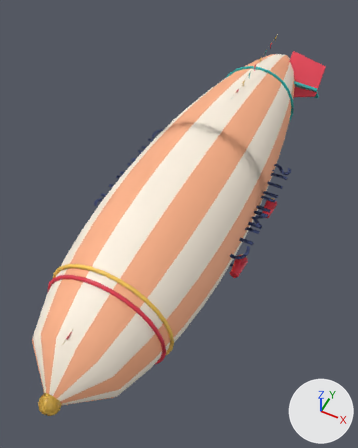
Renders of the Blender file art/blender/sky_airship.blend from each side of a commit.
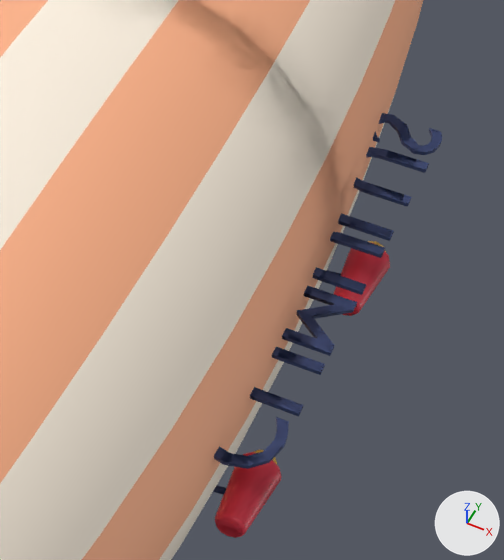
The first picture shows the older version from a 50 mm camera at (15.4, -36.8, 37.2) aimed at (-1.1, -3.7, -4.2). The close-ups show the older and then the newer version on the part from 48% to 86% of the width and 30% to 63% of the height of that picture. Only the edits that show in the close-ups are written down. Arrows for +X, +Y and +Z are at lower right; the lights stay in place.

Names of what the first close-up shows: 'Airship', 'Envelope', 'Name1', 'Pod1', 'Pod3'.
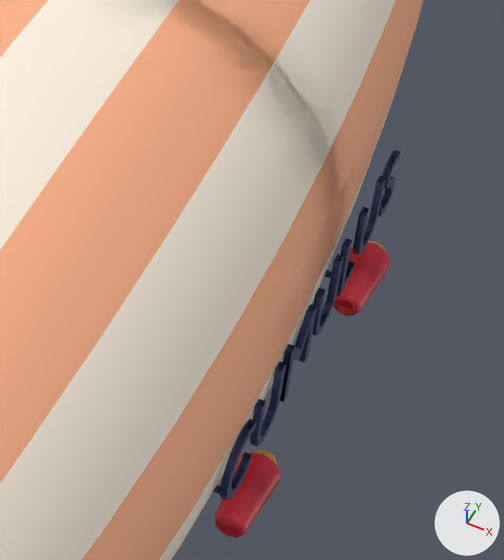
Where the newer file only moved an object's origin or applied its transform, the numbers keep the older frame.

The edits, one by one:
me_name1 is used by ob_name1; location (7.05, -2.0, 0.6); rotation (3.142, 0.0, 1.571), in degrees (180, 0, 90).
me_name1 had 604 vertices, 425 faces and spanned x -7.14..7.2, y -0.99..1.25, z -0.06..0.06.
me_name1 now has 604 vertices, 425 faces and spans x -6.7..6.75, y -0.05..0.15, z 0.63..2.73.
me_name1 part 1: the whole mesh is multiplied about its middle by the matrix ((0.937, 0.0, 0.0), (0.0, 0.0, 1.667), (0.0, -0.938, 0.0)), then moved by (0.0, -0.08, 1.68).
me_airship is used by ob_airship; location (0.0, 0.0, 0.0).
me_airship had 3778 vertices, 3274 faces and spanned x -8.3..8.3, y -28.7..28.0, z -11.0..7.0.
me_airship now has 3778 vertices, 3274 faces and spans x -7.2..7.2, y -28.7..28.0, z -11.0..7.0.
me_airship part 2: the loose piece of 32 vertices spanning x 6.1..8.3, y 4.0..5.2, z 0.5 is turned -90 degrees about the y axis through its middle and scaled by 0.938, then moved by (0.0, -0.4, -1.6).
me_airship part 3: the loose piece of 24 vertices spanning x 6.1..8.3, y 1.8..3.6, z 0.5 is turned -90 degrees about the y axis through its middle and scaled by 0.937, then moved by (0.0, -0.3, -1.6).
me_airship part 4: the loose piece of 6 vertices spanning x 6.1..8.3, y 0.2..1.5, z 0.5 is scaled about its middle by (0, 0.937, -5.8e+06), then moved by (0.0, -0.2, -1.6).
me_airship part 5: 542 of the vertices in x 6.1..8.3, y -9.1..5.2, z 0.5..0.7 are turned -90 degrees about the y axis through their middle and scaled by 0.938, then moved by (-0.1, 0.0, -1.7).
Other edits to the shape of me_airship do not show in these pictures.

Location of each change, (x1, y1, x2, y2) in pixels of the close-ups (504 x 560 px; the box of a moved part takes in the faces that stretch with it):
'Airship', reshaped: before (76, 0, 441, 560); after (76, 0, 423, 560)
'Name1', reshaped (20% narrower): before (216, 113, 442, 469); after (220, 150, 400, 500)
part 2 of me_airship, moved or reshaped (not visible before): after (381, 152, 401, 216)
part 3 of me_airship, moved or reshaped (not visible before): after (359, 179, 386, 254)
part 4 of me_airship, moved or reshaped (not visible before): after (340, 242, 355, 295)
part 5 of me_airship, moved or reshaped: before (214, 113, 441, 468); after (220, 150, 400, 500)
